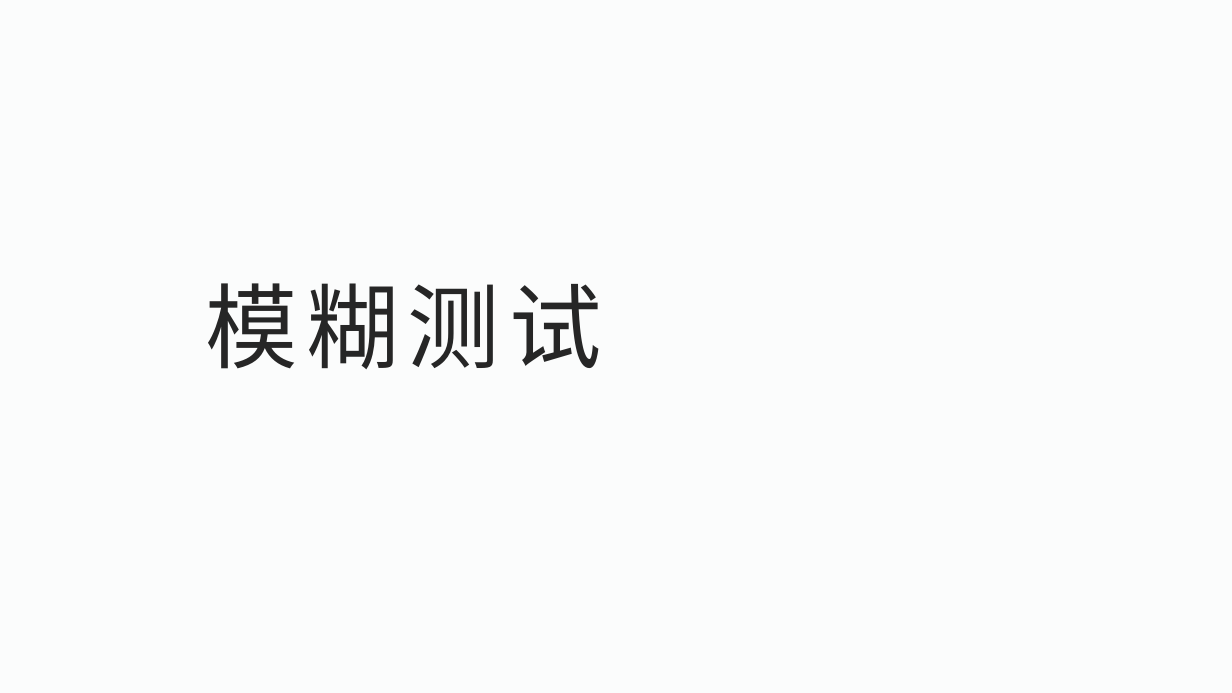
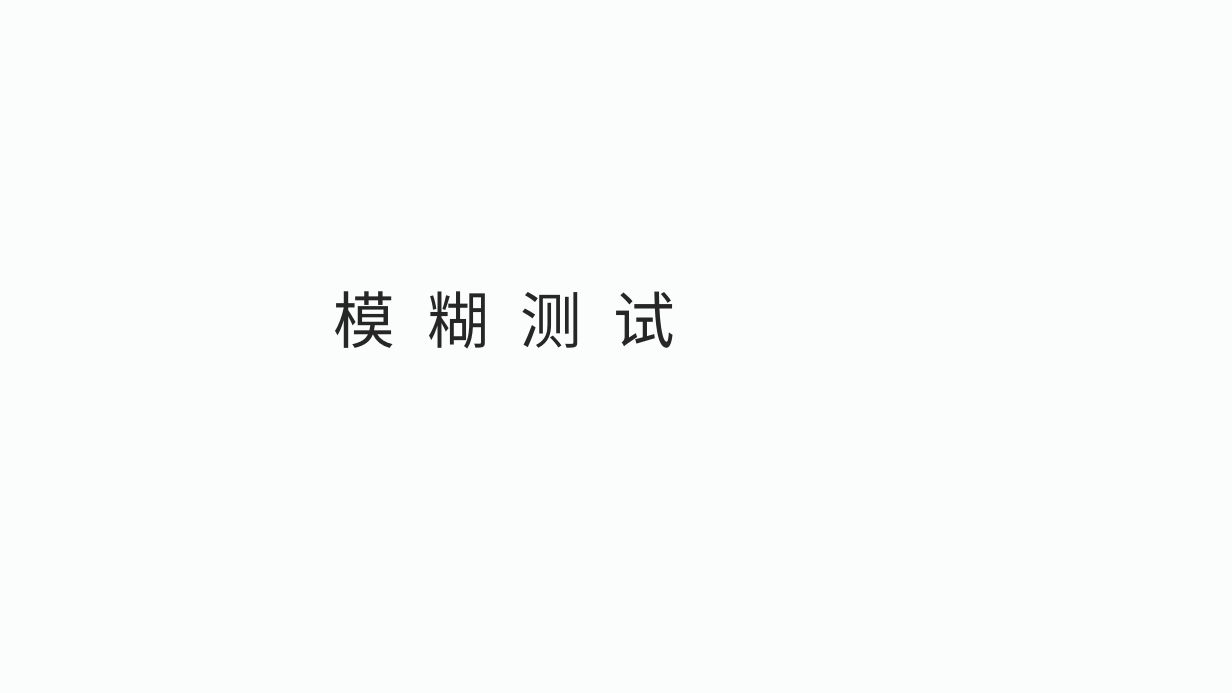
Before and after one commit to WayneDevMaze/Fuzzing-Introduction, a slide deck: slide 1 of Part1-Fuzzing/模糊测试.pptx. Drawn at 1232x693 pixels with LibreOffice and Linux fonts; fonts in the diff are those of the drawing; background and template pictures are left out. Boxes give left, top, right and bottom in pixels: in the first picture for what was removed or moved away, otherwise in the second. Text is boxed around its words. In the diff, an @@ line names an element or a change of style, - is before the commit and + after.

```diff
--- a/Part1-Fuzzing/模糊测试.pptx
+++ b/Part1-Fuzzing/模糊测试.pptx
@@ title "模 糊 测 试" at [334, 291, 676, 348]: vertical alignment middle to top @@
@@ title at [334, 291, 676, 348]: text changed; size 72 to 48 pt @@
-模糊测试
+模 糊 测 试
```
Also in this commit, not shown: 4 other files.
